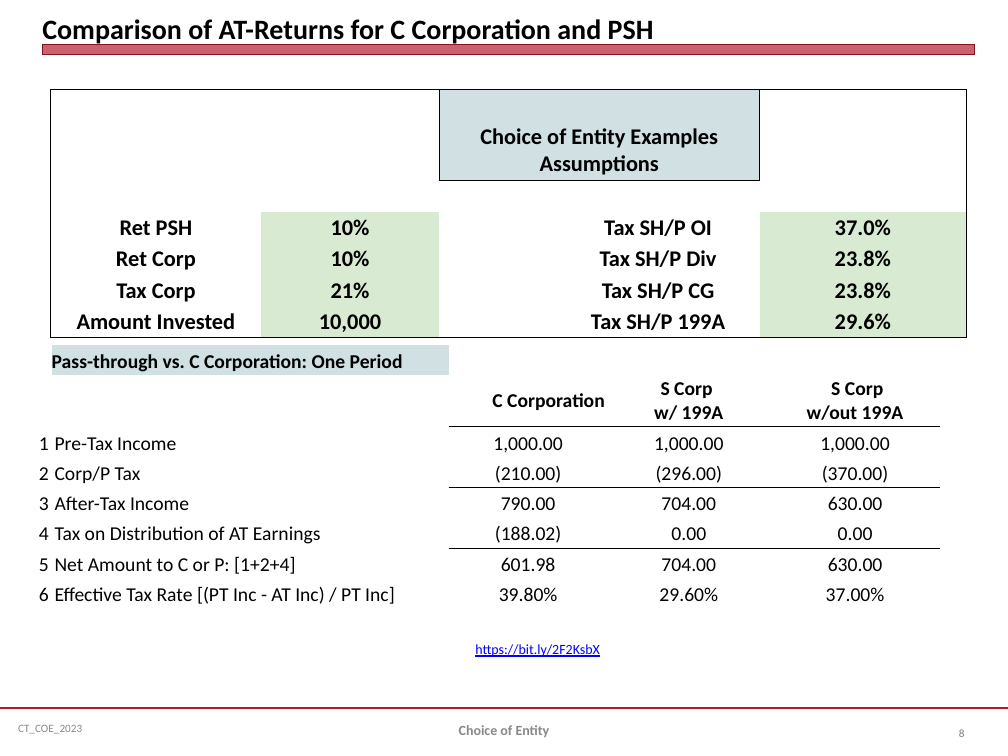
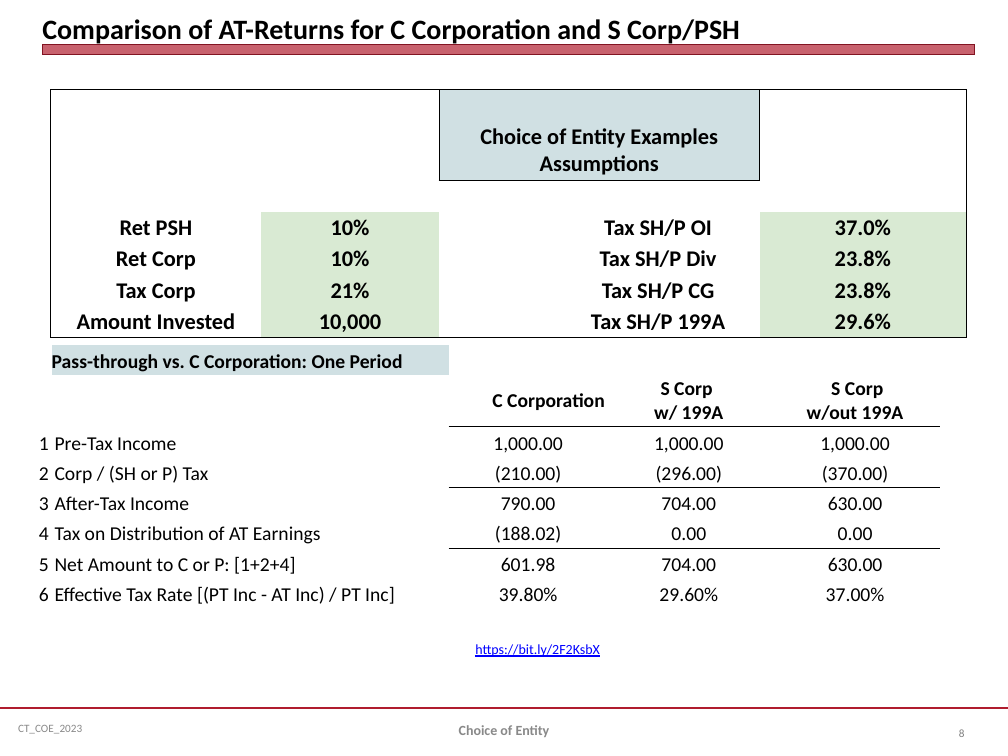
Before and after one commit to jmc877/Corporate-Tax, a slide deck: slide 8 of slides/CT_COE_2023S.pptx. Drawn at 1008x756 pixels with LibreOffice and Linux fonts; fonts in the diff are those of the drawing. Boxes give left, top, right and bottom in pixels: in the first picture for what was removed or moved away, otherwise in the second. Text is boxed around its words. In the diff, an @@ line names an element or a change of style, - is before the commit and + after.

```diff
--- a/slides/CT_COE_2023S.pptx
+++ b/slides/CT_COE_2023S.pptx
@@ title at <box>42,19,740,46</box>: text changed @@
-Comparison of AT-Returns for C Corporation and PSH
+Comparison of AT-Returns for C Corporation and S Corp/PSH
@@ table at <box>17,345,941,608</box> @@
-row 4, column 2: Corp/P Tax
+row 4, column 2: Corp / (SH or P) Tax
```
Also in this commit, not shown: 5 other slides changed, 3 other files.
